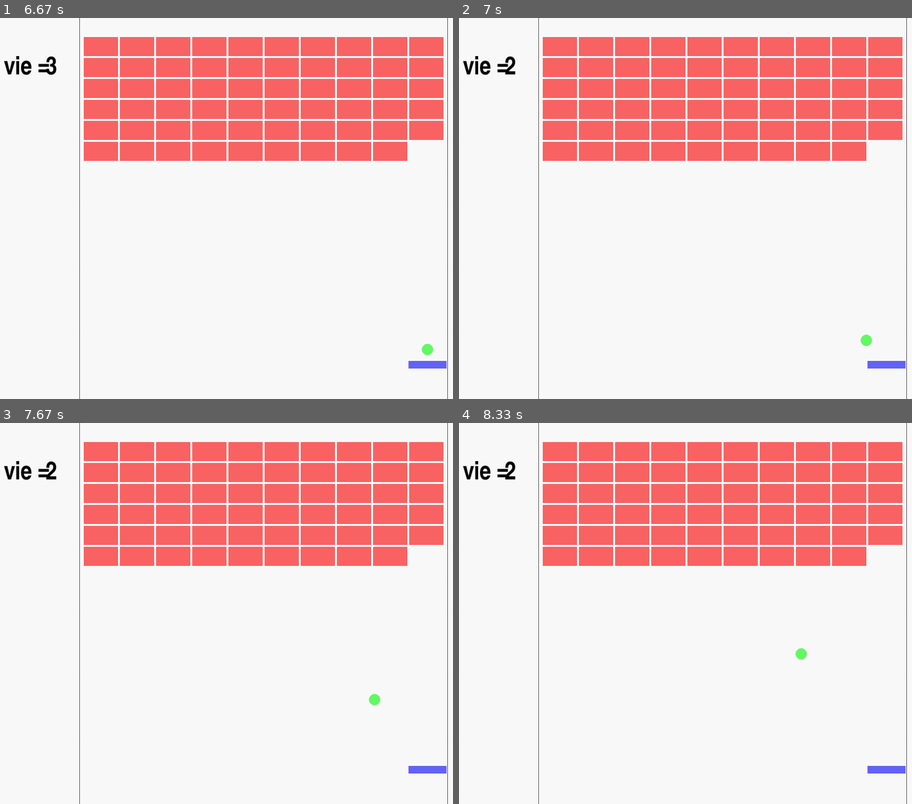
Above: before the commit, frames 1-4 (two rows, left to right).
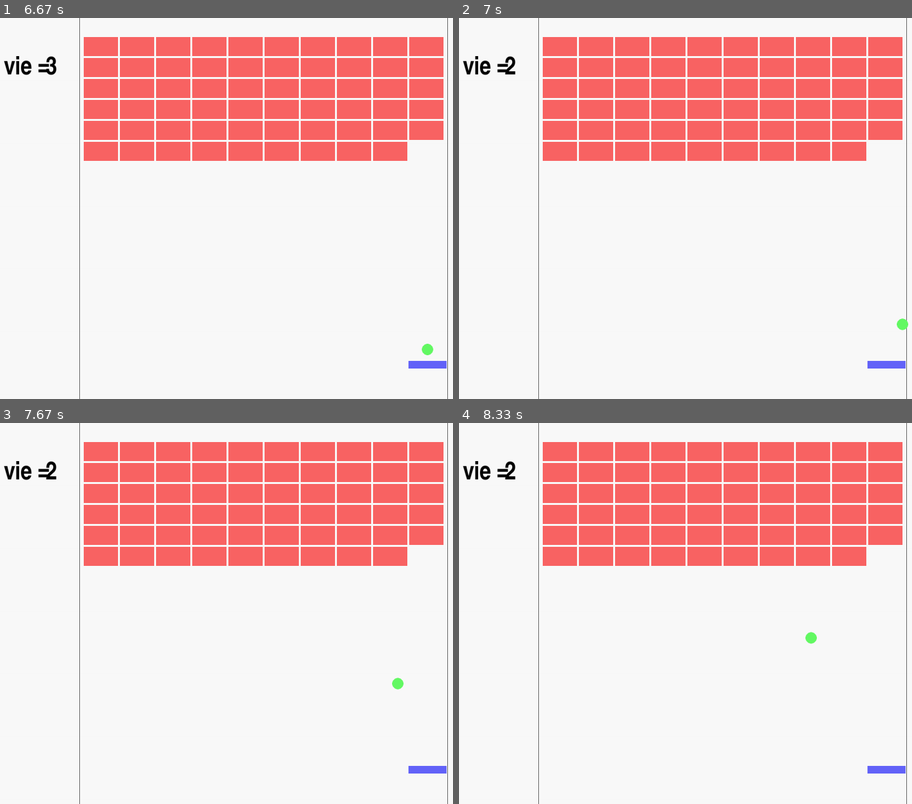
Above: after the commit, the same moments.

Repository: esgaroths/projet_nsi
Game: pygame game, started from casse_brique.py
The game is run twice, just before and just after one commit, with the same random seed, the same clock (stepped at 60 frames per second) and the same inputs.
Inputs:
- Up to frame 1 (6.67 s): tap D at 0.33, 0.67, 1.07, 1.37, 1.57, 1.9, 2.2, 2.4, 2.7, 2.97, 3.3, 3.6, 3.73 s
- Up to frame 2 (7 s): no input
- Up to frame 3 (7.67 s): no input
- Up to frame 4 (8.33 s): no input

Frame 1 is identical in both runs. In frame 2, 0.1% of the frame differs, in the area x 88-100%, y 78-87%; in frame 3, 0.1%; in frame 4, 0.1%.

Commit message:
Update casse_brique.py

Diff:
--- a/casse_brique.py
+++ b/casse_brique.py
@@ -153,6 +153,8 @@
         pygame.draw.circle(fenetre,(100, 250, 100),(x_balle[0],y_balle[0]),15)
         pygame.display.flip()
         vie[0] -= 1
+        dx[0] = 3
+        dy[0] = 3
         time.sleep(0.5)
 
     if vie[0] == 0:
